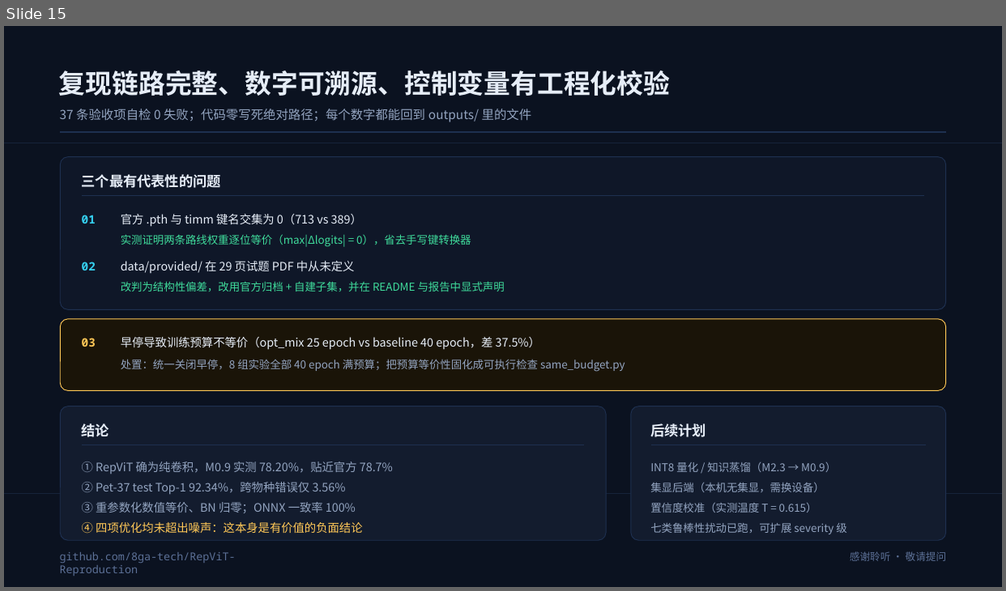
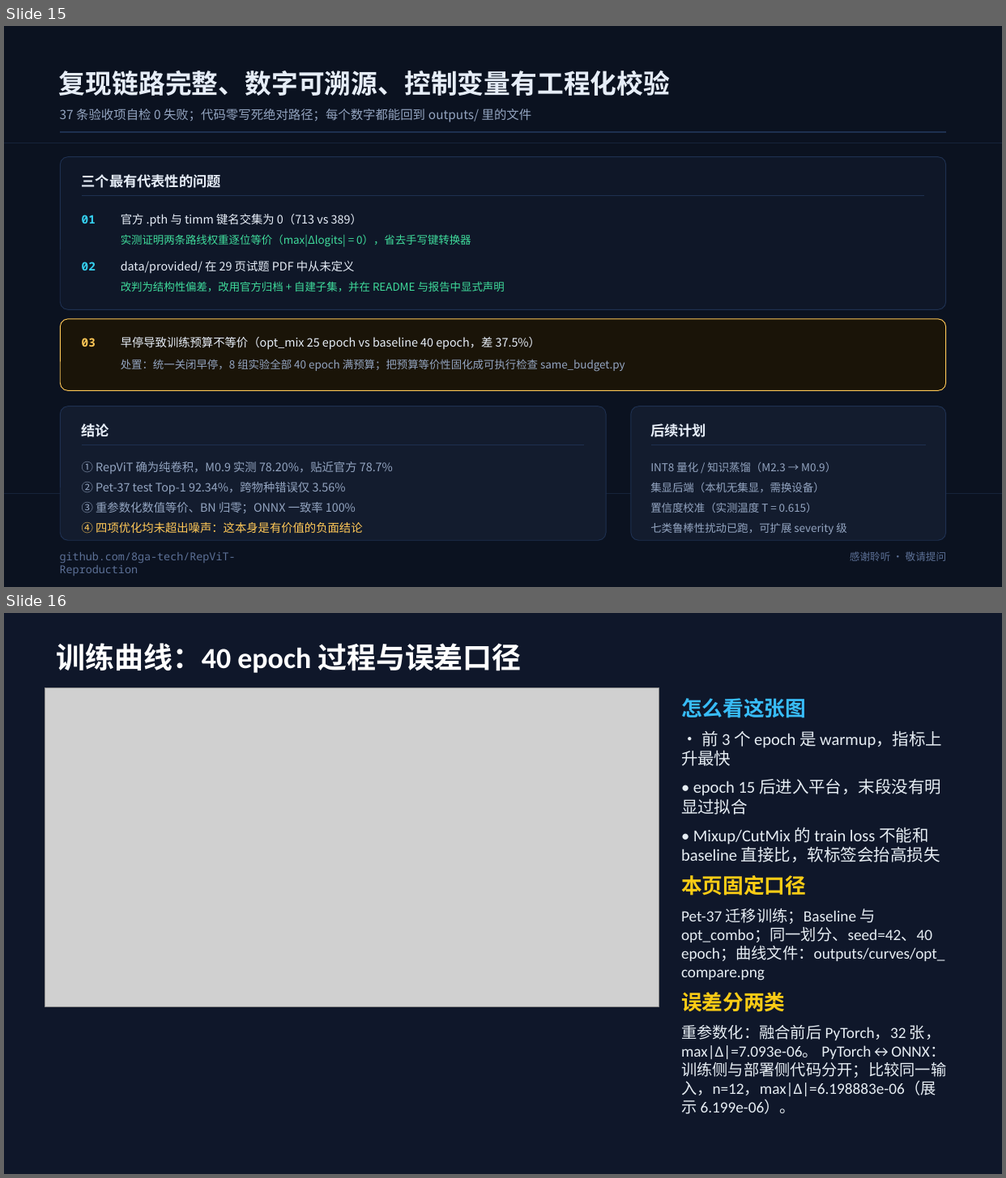
Before and after one commit to 8ga-tech/RepViT-Reproduction, a slide deck: report/答辩PPT_RepViT.pptx. Shown one above the other, each under a label of ours: slide 15 before the commit, slides 15 and 16 after it. The pictures are 1006x591 and 1006x1178 pixels, drawn with LibreOffice and Linux fonts; fonts in the diff are those of the drawing; grey boxes stand for pictures. Boxes give left, top, right and bottom in pixels: in the first picture for what was removed or moved away, otherwise in the second. Text is boxed around its words. In the diff, an @@ line names an element or a change of style, - is before the commit and + after.

Commit message:
docs: unify logits error provenance and add curve slide

```diff
--- a/report/答辩PPT_RepViT.pptx
+++ b/report/答辩PPT_RepViT.pptx
@@ slide 16 added at (4, 613, 1002, 1174), background #0F172A @@
@@ text added at (56, 643, 521, 673), 28 pt, text #FFFFFF, bold @@
+训练曲线：40 epoch 过程与误差口径
@@ picture added at (45, 688, 659, 1007) @@
@@ text added at (681, 698, 946, 1114), 15 pt, text #E6EDF3 @@
+怎么看这张图
+• 前 3 个 epoch 是 warmup，指标上升最快
+• epoch 15 后进入平台，末段没有明显过拟合
+• Mixup/CutMix 的 train loss 不能和 baseline 直接比，软标签会抬高损失
+本页固定口径
+Pet-37 迁移训练；Baseline 与 opt_combo；同一划分、seed=42、40 epoch；曲线文件：outputs/curves/opt_compare.png
+误差分两类
+重参数化：融合前后 PyTorch，32 张，max|Δ|=7.093e-06。 PyTorch↔ONNX：训练侧与部署侧代码分开；比较同一输入，n=12，max|Δ|=6.198883e-06（展示 6.199e-06）。
```
Also in this commit, not shown: 2 slides changed, 16 other files.
